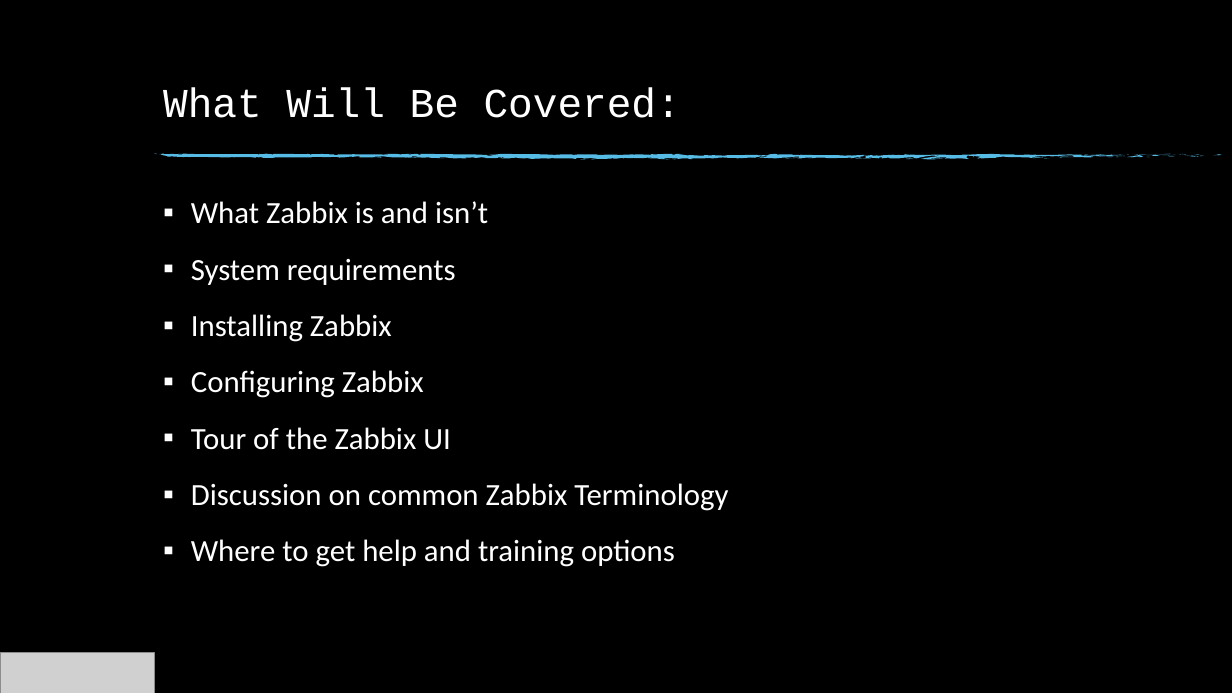
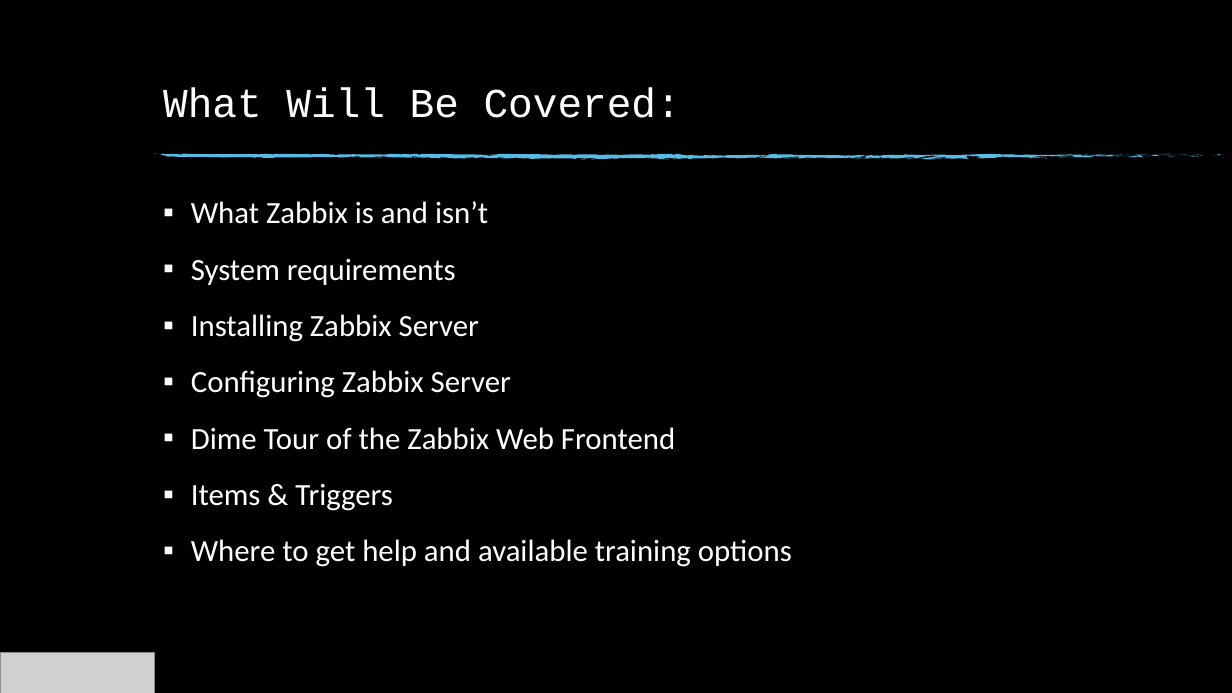
Before and after one commit to billkindle/FWVMUG_June_2020_Enterprise_Monitoring_With_Zabbix, a slide deck: slide 3 of FWVMUG_June_2020_Monitoring_ESXi_Zabbix.pptx. Drawn at 1232x693 pixels with LibreOffice and Linux fonts; fonts in the diff are those of the drawing; grey boxes stand for pictures; background and template pictures are left out. Boxes give left, top, right and bottom in pixels: in the first picture for what was removed or moved away, otherwise in the second. Text is boxed around its words. In the diff, an @@ line names an element or a change of style, - is before the commit and + after.

```diff
--- a/FWVMUG_June_2020_Monitoring_ESXi_Zabbix.pptx
+++ b/FWVMUG_June_2020_Monitoring_ESXi_Zabbix.pptx
@@ text at bbox=[191, 314, 792, 567]: text changed @@
-▪ Installing Zabbix
-▪ Configuring Zabbix
-▪ Tour of the Zabbix UI
-▪ Discussion on common Zabbix Terminology
-▪ Where to get help and training options
+▪ Installing Zabbix Server
+▪ Configuring Zabbix Server
+▪ Dime Tour of the Zabbix Web Frontend
+▪ Items & Triggers
+▪ Where to get help and available training options
```
Also in this commit, not shown: 5 other slides changed, 4 slides added, 3 slides removed.
